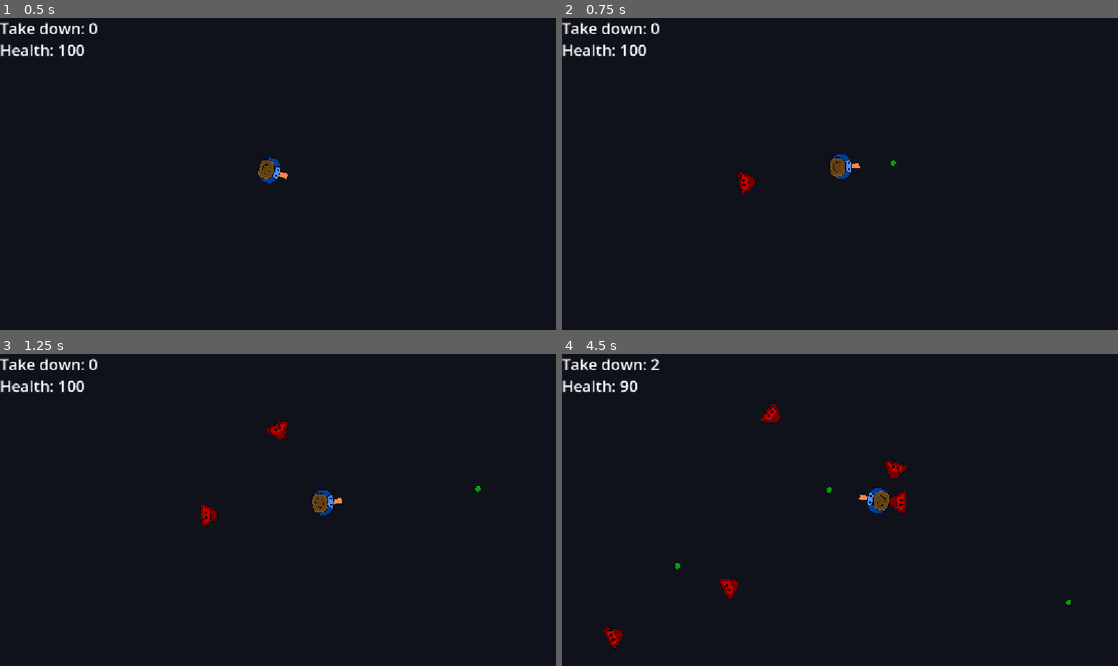
Above: before the commit, frames 1-4 (two rows, left to right).
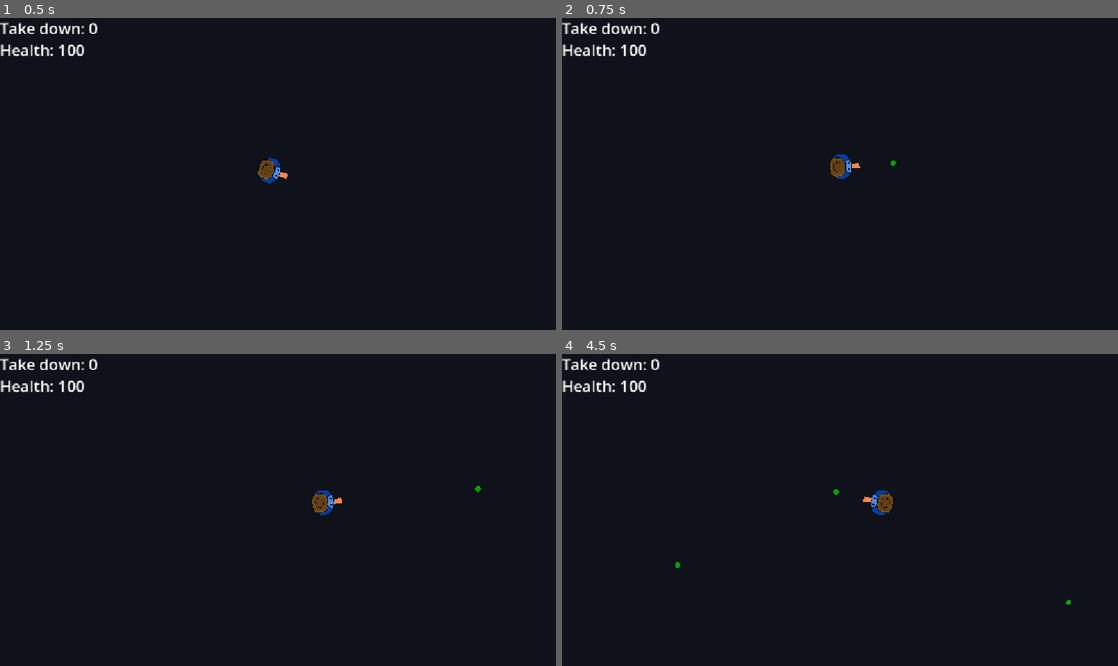
Above: after the commit, the same moments.

Repository: Hellscream-Dream/Game-Jam--Shooting-Game-
Game: Godot game, scene res://Scenes/game.tscn
The game is run twice, just before and just after one commit, with the same random seed, the same clock (stepped at 60 frames per second) and the same inputs.
Inputs (mouse positions are in pixels of both pictures, inside the frame that each line leads up to):
- Up to frame 1 (0.5 s): no input
- Up to frame 2 (0.75 s): tap Enter at 0.5 s; move the mouse to (962, 158) at 0.52 s; hold D (right) from 0.53 s (still down); tap Space (shoot) at 0.6 s
- Up to frame 3 (1.25 s): keep holding D (right)
- Up to frame 4 (4.5 s): move the mouse to (728, 525) at 1.27 s; release D (right) at 1.28 s; hold S (down) 1.28-2.03 s; tap Space (shoot) every 0.75 s from 1.35 to 4.35 s; move the mouse to (895, 441) at 2.02 s; hold D (right) 2.03-2.78 s; move the mouse to (812, 572) at 2.77 s; hold W (up) 2.78-3.53 s; move the mouse to (1006, 556) at 3.52 s; hold A (left) from 3.53 s (still down); move the mouse to (673, 463) at 4.27 s

Frame 1 is identical in both runs. In frame 2, 0.1% of the frame differs, in the area x 31-35%, y 49-57%; in frame 3, 0.3%; in frame 4, 1.1%, in the area x 7-62%, y 1-95%.

Commit message:
SFX
Add more SFX

Diff:
--- a/Particles/Explosion.tscn
+++ b/Particles/Explosion.tscn
@@ -20,7 +20,8 @@
 initial_velocity_min = 20.0
 initial_velocity_max = 50.0
 gravity = Vector3(0, 1, 0)
-scale_max = 3.0
+scale_min = 23.51
+scale_max = 38.51
 scale_curve = SubResource("CurveTexture_ai44l")
 
 [node name="Boum" type="GPUParticles2D" unique_id=1405948643]
--- a/Scenes/bullet.tscn
+++ b/Scenes/bullet.tscn
@@ -3,6 +3,8 @@
 [ext_resource type="Script" uid="uid://blmlhdfvwxlkb" path="res://Scripts/bullet.gd" id="1_xjght"]
 [ext_resource type="Texture2D" uid="uid://blodlo3mmv2ga" path="res://Asset/pois.png" id="2_oduel"]
 [ext_resource type="PackedScene" uid="uid://b1lcu3cjuw1aq" path="res://Particles/Explosion.tscn" id="3_ycag2"]
+[ext_resource type="AudioStream" uid="uid://dqkwgyhigaupw" path="res://Music/player gets hit by enemy.wav" id="4_6afsh"]
+[ext_resource type="AudioStream" uid="uid://bv3e2nnyfjixx" path="res://Music/bullet hits walls.wav" id="5_odot3"]
 
 [sub_resource type="CircleShape2D" id="CircleShape2D_0yooa"]
 radius = 25.019993
@@ -34,4 +36,11 @@
 amount = 20
 lifetime = 2.0
 
+[node name="enemyDeath" type="AudioStreamPlayer2D" parent="." unique_id=1765896942]
+stream = ExtResource("4_6afsh")
+volume_db = 7.0
+
+[node name="hitsWall" type="AudioStreamPlayer2D" parent="." unique_id=318513436]
+stream = ExtResource("5_odot3")
+
 [connection signal="timeout" from="life time" to="." method="_on_timer_timeout"]
--- a/Scenes/game.tscn
+++ b/Scenes/game.tscn
@@ -42,7 +42,7 @@
 wait_time = 0.6
 autostart = true
 
-[node name="AudioStreamPlayer2D" type="AudioStreamPlayer2D" parent="." unique_id=625491466]
+[node name="BackgroundMusic" type="AudioStreamPlayer2D" parent="." unique_id=625491466]
 stream = ExtResource("3_wrm1d")
 autoplay = true
 
@@ -61,4 +61,9 @@
 theme_override_font_sizes/font_size = 32
 text = "Health : 100"
 
+[node name="SafeTime" type="Timer" parent="." unique_id=1270920512]
+wait_time = 5.0
+autostart = true
+
 [connection signal="timeout" from="Timer" to="." method="_on_timer_timeout"]
+[connection signal="timeout" from="SafeTime" to="." method="_on_safe_time_timeout"]
--- a/Scenes/player.tscn
+++ b/Scenes/player.tscn
@@ -3,6 +3,8 @@
 [ext_resource type="Script" uid="uid://bter6ntj13br5" path="res://Scripts/player.gd" id="1_4flbx"]
 [ext_resource type="Texture2D" uid="uid://dncs1va8xc76j" path="res://Asset/player.png" id="2_cvnsp"]
 [ext_resource type="Texture2D" uid="uid://dmk3ff6w2nko8" path="res://Asset/chapeau.png" id="3_6t5aa"]
+[ext_resource type="AudioStream" uid="uid://bfxnc68x56y2t" path="res://Music/shoot.wav" id="4_vgqql"]
+[ext_resource type="AudioStream" uid="uid://bwqd8jbs6yvpt" path="res://Music/player start or revive.wav" id="5_fkybt"]
 
 [sub_resource type="CapsuleShape2D" id="CapsuleShape2D_0yooa"]
 radius = 52.77778
@@ -42,4 +44,11 @@
 [node name="immune time" type="Timer" parent="." unique_id=639046271]
 wait_time = 0.5
 
+[node name="ShootSFX" type="AudioStreamPlayer2D" parent="." unique_id=186506623]
+stream = ExtResource("4_vgqql")
+volume_db = 5.0
+
+[node name="ReviveSFX" type="AudioStreamPlayer2D" parent="." unique_id=1128162432]
+stream = ExtResource("5_fkybt")
+
 [connection signal="timeout" from="immune time" to="." method="_on_immune_time_timeout"]
--- a/Scripts/bullet.gd
+++ b/Scripts/bullet.gd
@@ -4,6 +4,8 @@
 const SPEED = 10
 static var takeDown = 0
 @onready var explosion = $Boum
+@onready var enemyDeath = $enemyDeath
+@onready var hitsWall = $hitsWall
 
 func _process(delta: float) -> void:
 	global_position += direction * SPEED
@@ -26,8 +28,11 @@
 		get_tree().call_group("game", "update_score", takeDown)
 		explosion.restart()
 		explosion.reparent(get_tree().current_scene, true)
+		enemyDeath.play()
+		enemyDeath.reparent(get_tree().current_scene, true)
 		body.queue_free()
 		queue_free()
 		return
 	if body.is_in_group("walls"):
 		direction = direction.bounce(collision.get_normal())
+		hitsWall.play()
--- a/Scripts/game.gd
+++ b/Scripts/game.gd
@@ -2,20 +2,26 @@
 
 var enemy_scene = preload("res://Scenes/Enemy.tscn")
 @onready var player = $Player
+var enemyCanSpawn = false
 
 func _on_timer_timeout() -> void:
-	var enemy = enemy_scene.instantiate()
+	if enemyCanSpawn:
+		var enemy = enemy_scene.instantiate()
 
-	enemy.global_position = player.global_position
+		enemy.global_position = player.global_position
 
-	while enemy.global_position.distance_squared_to(player.global_position) < 10000:
-		enemy.global_position.x = randi_range(0, get_viewport_rect().size.x)
-		enemy.global_position.y = randi_range(0, get_viewport_rect().size.y)
+		while enemy.global_position.distance_squared_to(player.global_position) < 10000:
+			enemy.global_position.x = randi_range(0, get_viewport_rect().size.x)
+			enemy.global_position.y = randi_range(0, get_viewport_rect().size.y)
 
-	add_child(enemy)
+		add_child(enemy)
 
 func update_score(score : int ) -> void:
-	$HUD/ScoreLabel.text = "Take down: %d"  %score
+	$HUD/ScoreLabel.text = "Takedown: %d"  %score
 
 func update_life(life : int ) -> void:
 	$HUD/LifeLabel.text = "Health: %d"  %life
+
+
+func _on_safe_time_timeout() -> void:
+	enemyCanSpawn = true
--- a/Scripts/player.gd
+++ b/Scripts/player.gd
@@ -3,6 +3,8 @@
 const SPEED = 200
 var bullet_scene = preload("res://Scenes/bullet.tscn")
 @onready var shooty_part = $ShootyPart
+@onready var shoot_SFX = $ShootSFX
+@onready var revive_SFX = $ReviveSFX
 var isReloading = false
 var isImmune = false
 static var bonusHp = 0
@@ -10,6 +12,7 @@
 
 func _ready() -> void:
 	get_tree().call_group("game", "update_life", health)
+	revive_SFX.play()
 
 func _physics_process(delta: float) -> void:
 	look_at(get_global_mouse_position())
@@ -20,6 +23,7 @@
 
 	if Input.is_action_just_pressed("shoot"):
 		var bullet = bullet_scene.instantiate()
+		shoot_SFX.play()
 		bullet.global_position = shooty_part.global_position
 		bullet.direction = (get_global_mouse_position() - global_position).normalized()
 		$/root/Game.add_child(bullet)
